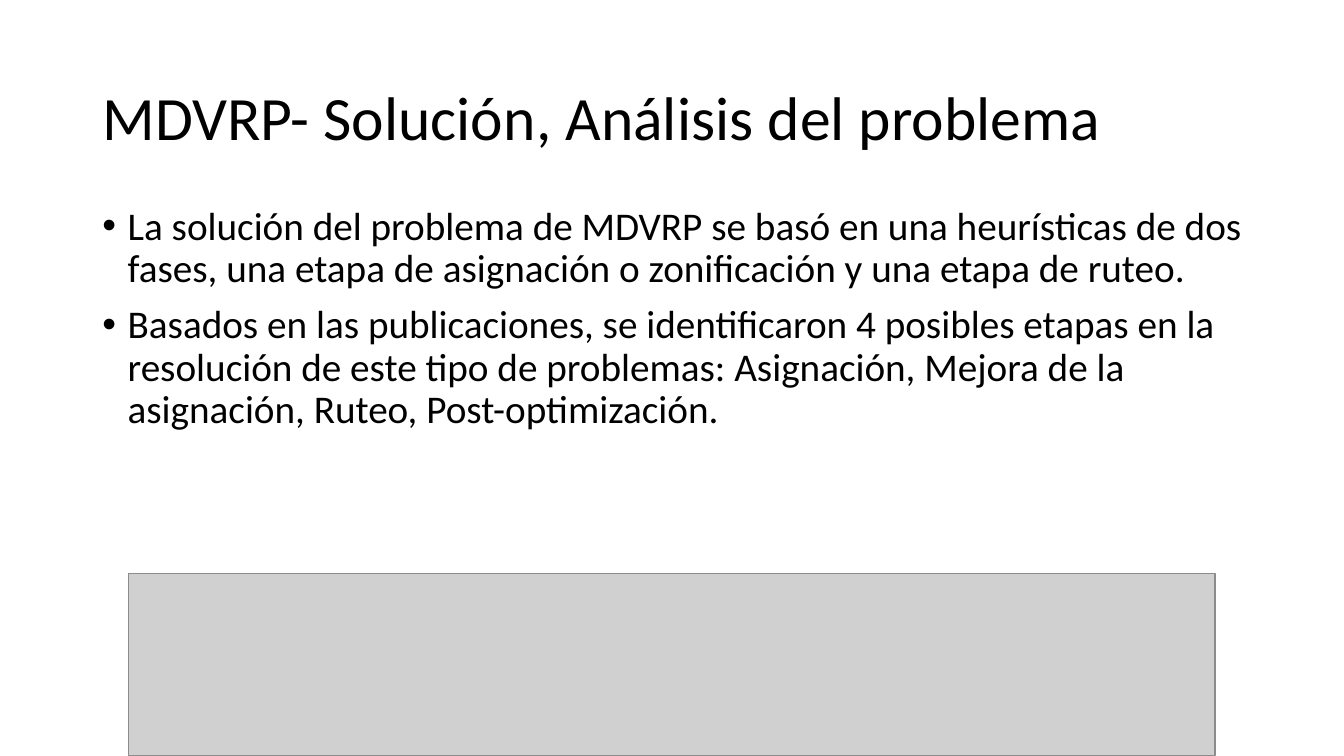
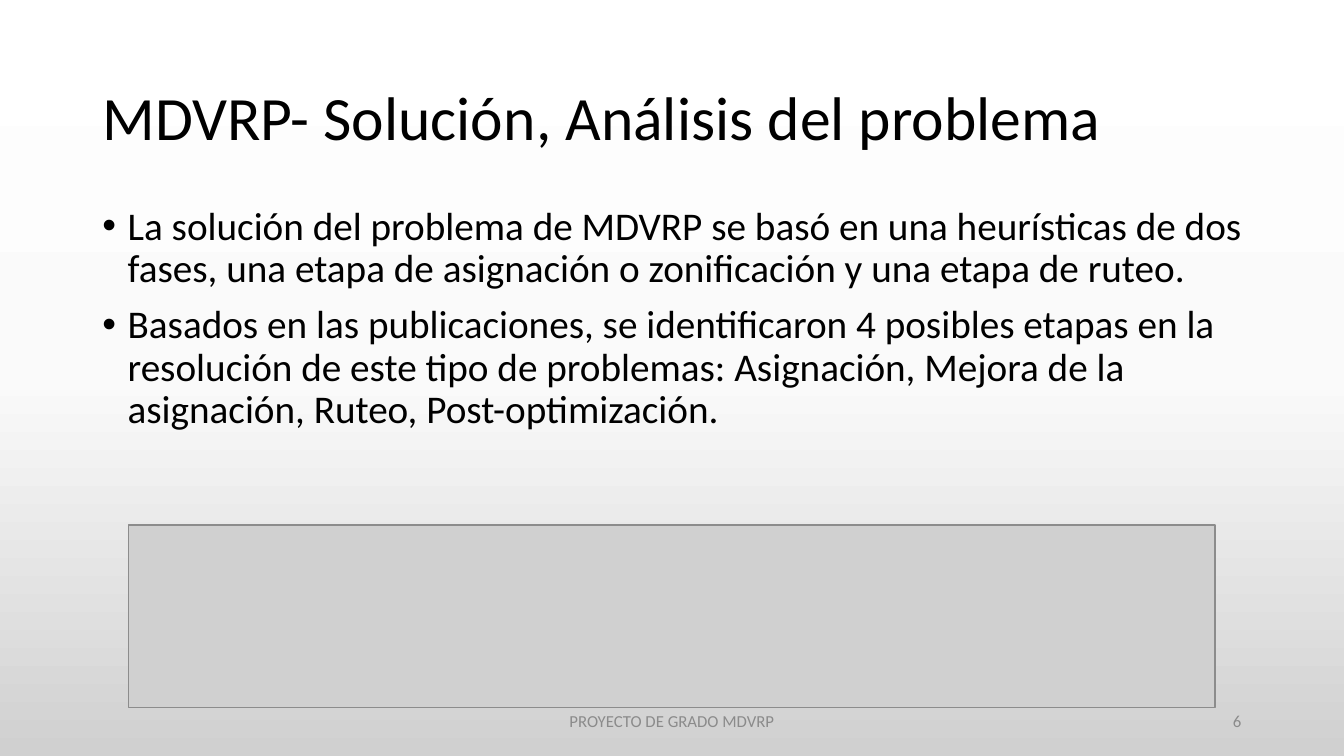
Before and after one commit to urubusale/proyvrp, a slide deck: slide 6 of Version/Documentación/MDVRP.pptx. Drawn at 1344x756 pixels with LibreOffice and Linux fonts; fonts in the diff are those of the drawing; grey boxes stand for pictures. Boxes give left, top, right and bottom in pixels: in the first picture for what was removed or moved away, otherwise in the second. Text is boxed around its words. In the diff, an @@ line names an element or a change of style, - is before the commit and + after.

```diff
--- a/Version/Documentación/MDVRP.pptx
+++ b/Version/Documentación/MDVRP.pptx
@@ background #FFFFFF to gradient #FFFFFF to #FBFBFB to #D1D1D1 @@
@@ picture: place and size @@
-picture at bbox=[129, 574, 1215, 756]
+picture at bbox=[129, 525, 1215, 708]
@@ text added at bbox=[569, 716, 774, 727], 12 pt, text #8C8C8C @@
+PROYECTO DE GRADO MDVRP
@@ page number added at bbox=[1233, 716, 1241, 727], 12 pt, text #8C8C8C @@
+6
```
Also in this commit, not shown: 20 other slides changed, 1 slide added, 1 slide removed.
